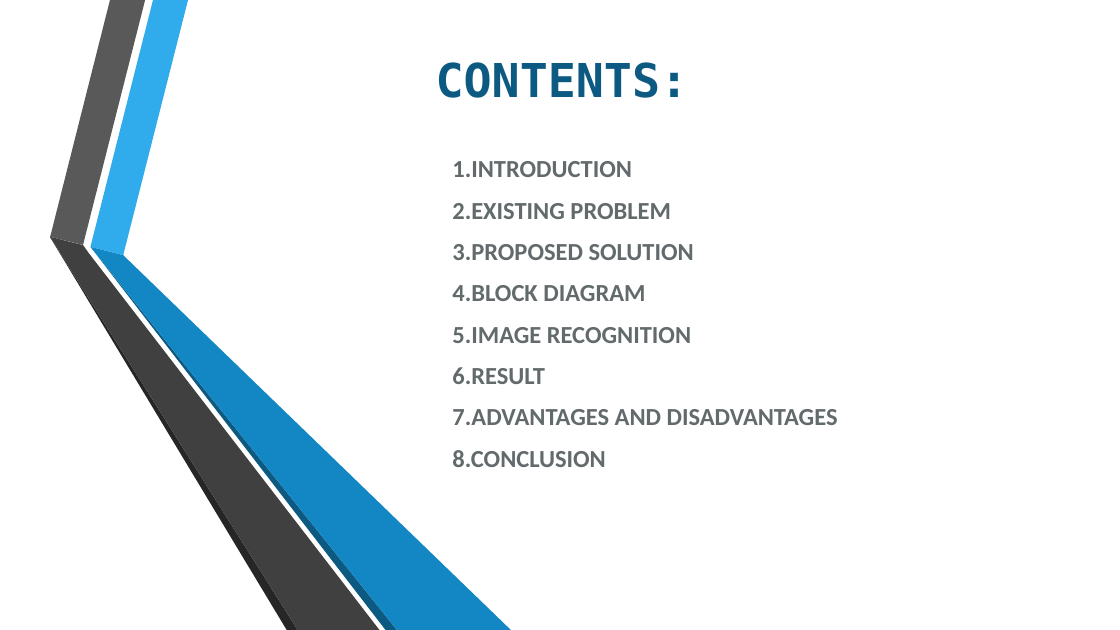
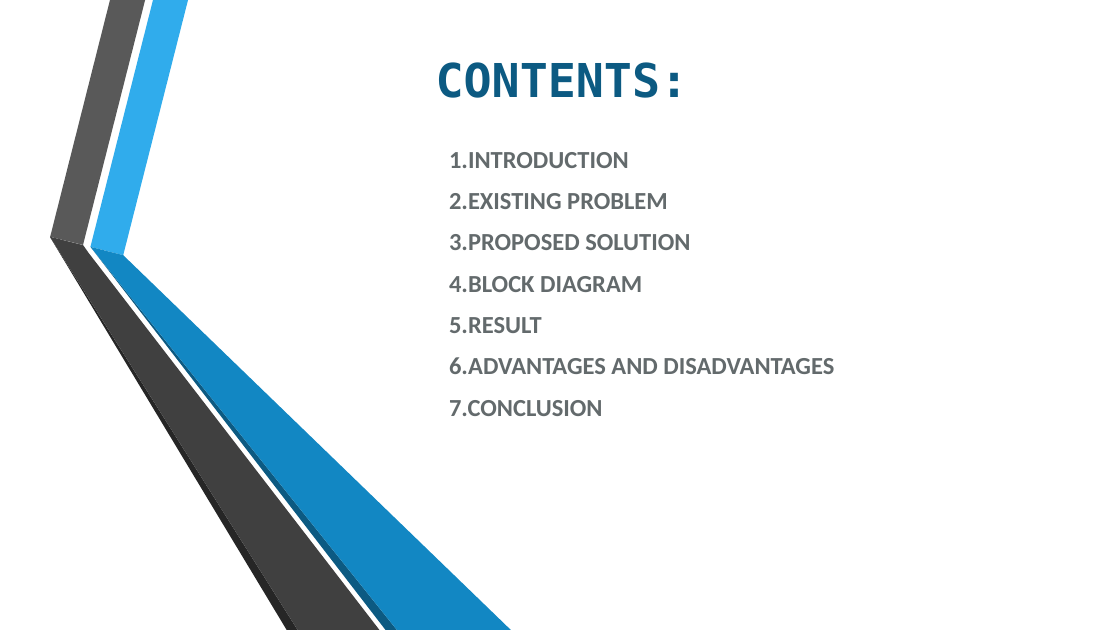
Before and after one commit to SmartPracticeschool/llSPS-INT-3819-Conversation-Engine-for-Deaf-and-Dumb, a slide deck: slide 2 of Documentation and PPT/Conversation engine for deaf and dumb.pptx. Drawn at 1120x630 pixels with LibreOffice and Linux fonts; fonts in the diff are those of the drawing; background and template pictures are left out. Boxes give left, top, right and bottom in pixels: in the first picture for what was removed or moved away, otherwise in the second. Text is boxed around its words. In the diff, an @@ line names an element or a change of style, - is before the commit and + after.

```diff
--- a/Documentation and PPT/Conversation engine for deaf and dumb.pptx
+++ b/Documentation and PPT/Conversation engine for deaf and dumb.pptx
@@ subtitle "1.INTRODUCTION": place and size @@
-subtitle "1.INTRODUCTION" at [452,161,838,467]
+subtitle "1.INTRODUCTION" at [449,152,834,416]
@@ subtitle at [449,317,834,416]: text changed @@
-5.IMAGE RECOGNITION
-6.RESULT
-7.ADVANTAGES AND DISADVANTAGES
-8.CONCLUSION
+5.RESULT
+6.ADVANTAGES AND DISADVANTAGES
+7.CONCLUSION
```
Also in this commit, not shown: 3 other slides changed.
